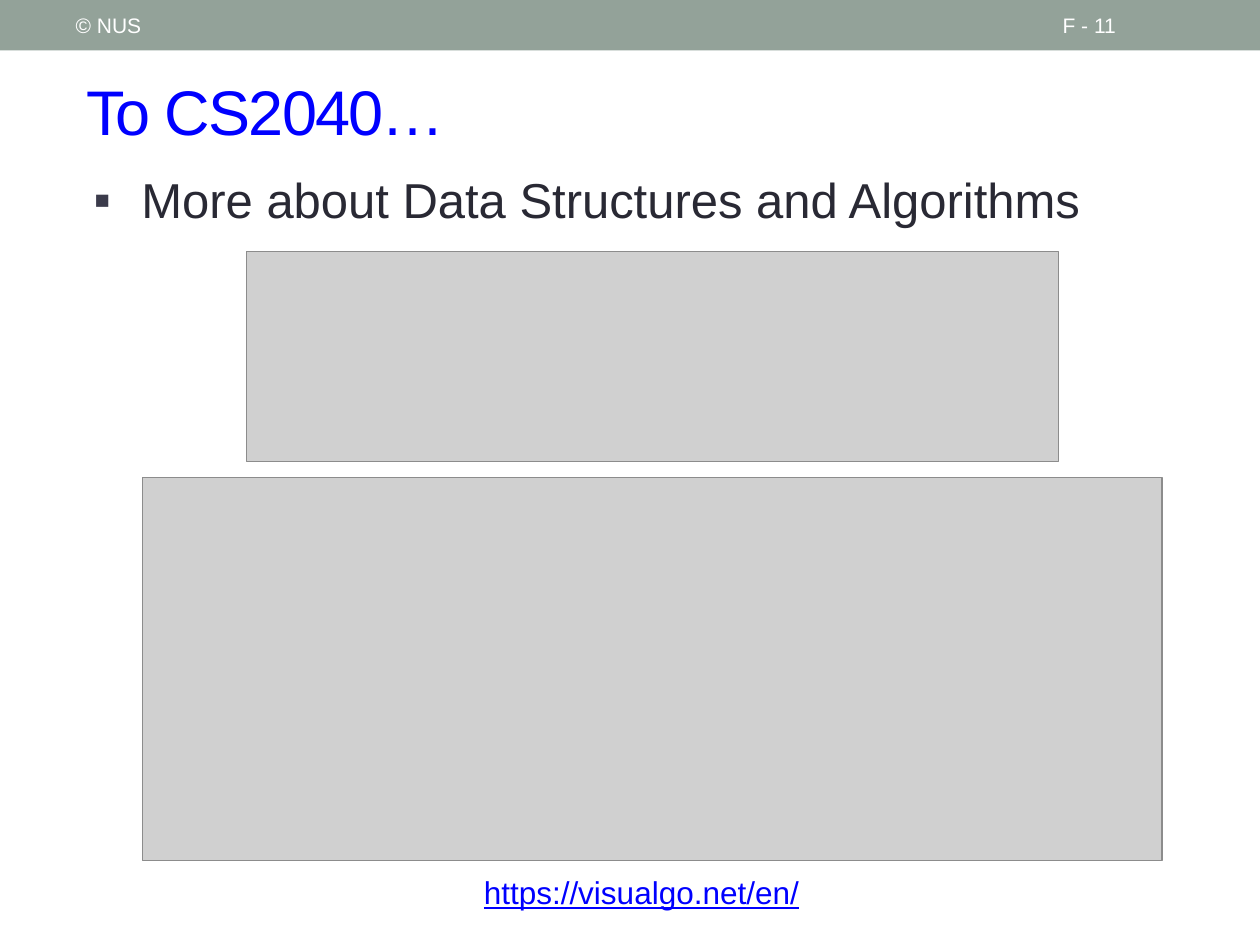
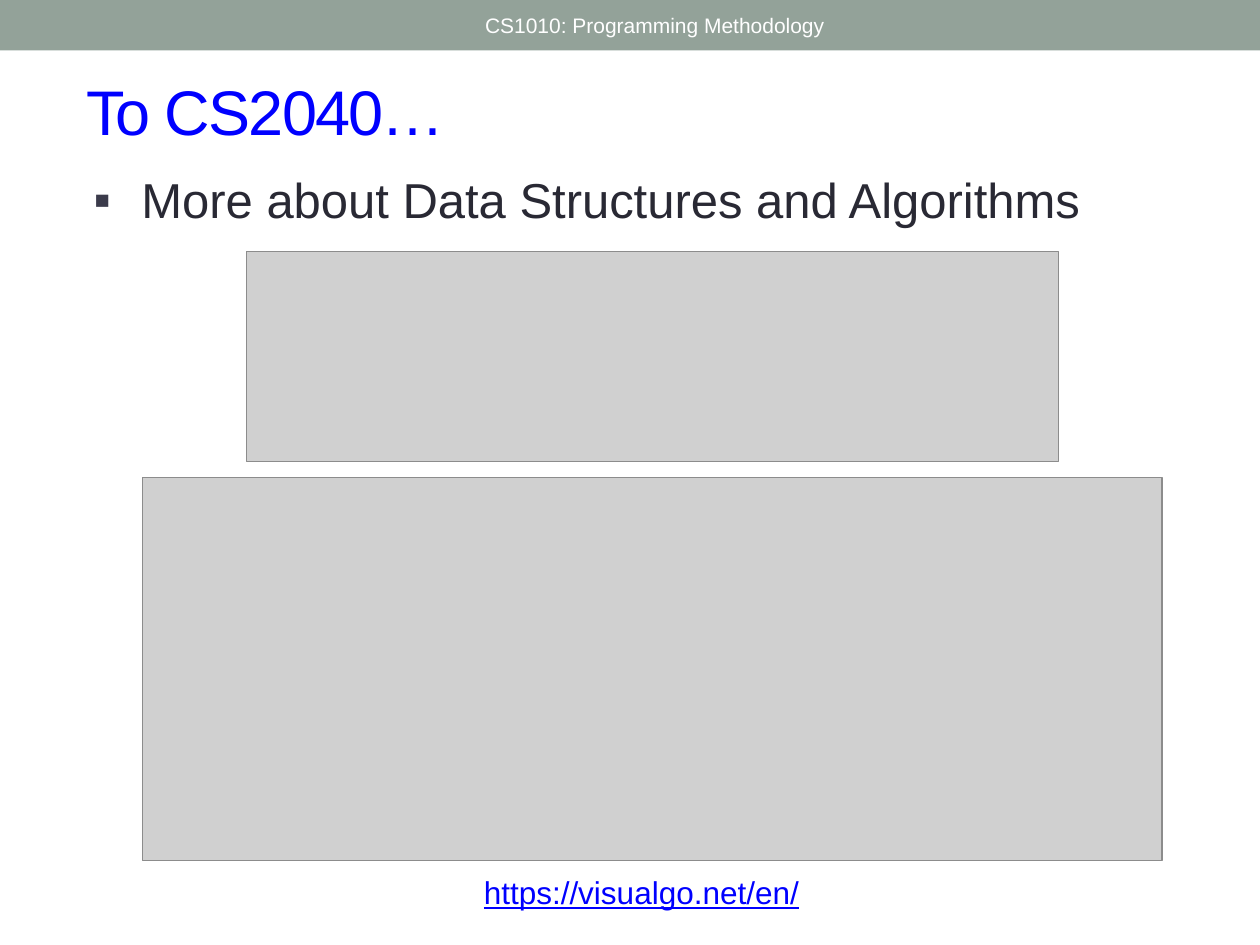
Before and after one commit to nus-cs1010-2425-s2/website, a slide deck: slide 12 of slides/Future.pptx (slide 11 before the commit). Drawn at 1260x945 pixels with LibreOffice and Linux fonts; fonts in the diff are those of the drawing; grey boxes stand for pictures. Boxes give left, top, right and bottom in pixels: in the first picture for what was removed or moved away, otherwise in the second. Text is boxed around its words. In the diff, an @@ line names an element or a change of style, - is before the commit and + after.

```diff
--- a/slides/Future.pptx
+++ b/slides/Future.pptx
@@ text removed at [97,18,141,33] @@
-© NUS
@@ text added at [485,18,824,37], 12 pt, text #FFFFFF @@
+CS1010: Programming Methodology
@@ page number removed at [1063,18,1116,33] @@
-F - 11
```
Also in this commit, not shown: 10 other slides changed, 1 slide added, 2 other files.
